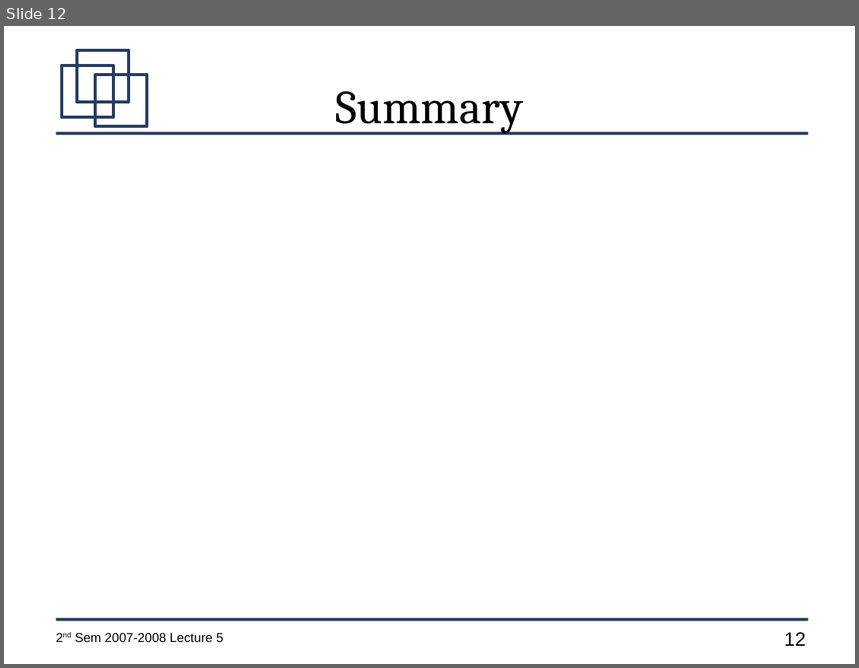
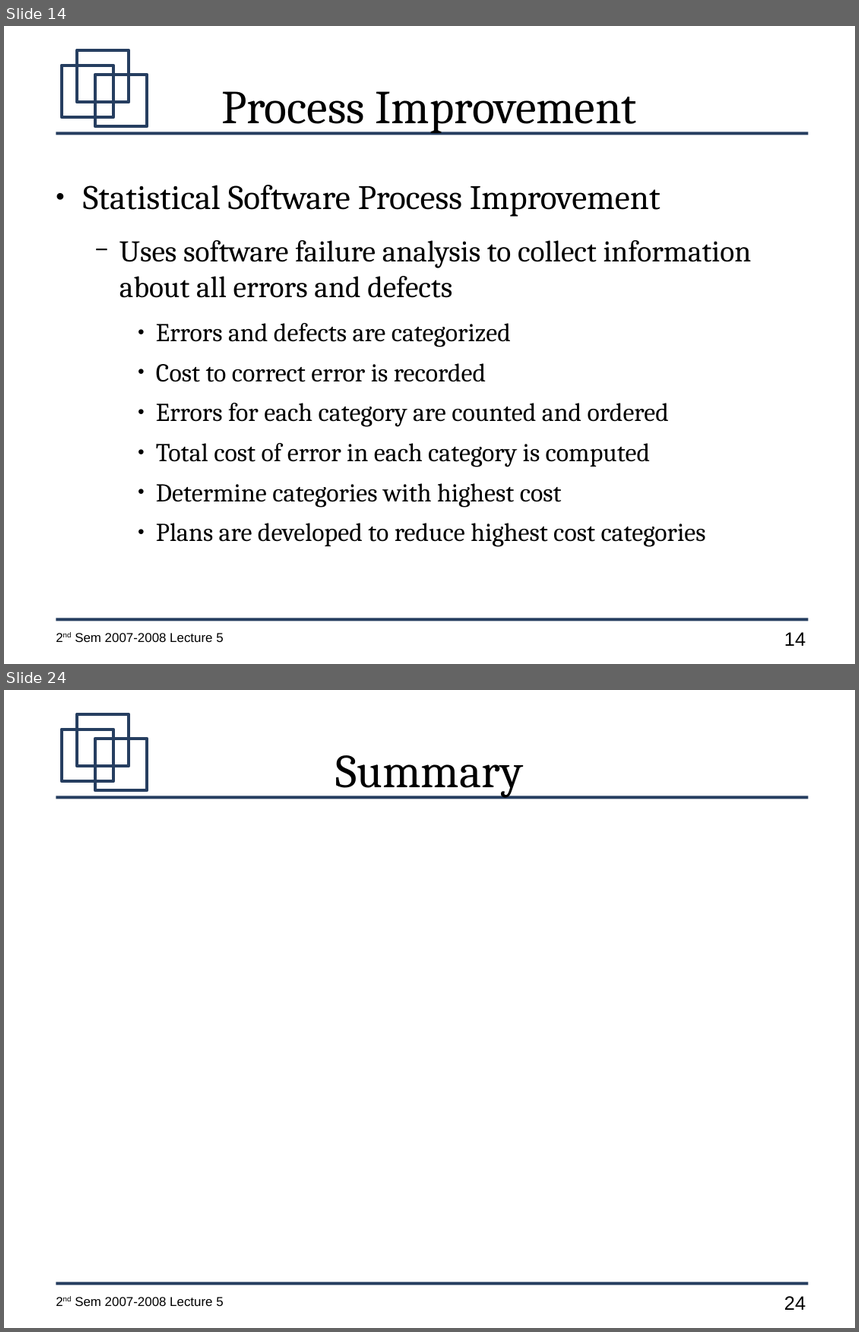
Before and after one commit to jachermocilla/jach-homepage, a slide deck: CMSC128-2nd-Sem-2007-L5.odp. Shown one above the other, each under a label of ours: slide 12 before the commit, slides 14 and 24 after it; the slides between them are not shown. The pictures are 859x668 and 859x1332 pixels, drawn with LibreOffice and Linux fonts; fonts in the diff are those of the drawing. Boxes give left, top, right and bottom in pixels: in the first picture for what was removed or moved away, otherwise in the second. Text is boxed around its words. In the diff, an @@ line names an element or a change of style, - is before the commit and + after.

```diff
--- a/CMSC128-2nd-Sem-2007-L5.odp
+++ b/CMSC128-2nd-Sem-2007-L5.odp
@@ slide 14 added at <box>4,26,855,664</box>, background #FFFFFF; not listed: 7 template elements that a slide beside it also shows @@
@@ title added at <box>221,91,638,134</box>, 44 pt, text #000000 @@
+Process Improvement
@@ text added at <box>83,185,752,547</box>, 24 pt, text #000000 @@
+● Statistical Software Process Improvement
+  − Uses software failure analysis to collect information about all errors and defects
+    ● Errors and defects are categorized
+    ● Cost to correct error is recorded
+    ● Errors for each category are counted and ordered
+    ● Total cost of error in each category is computed
+    ● Determine categories with highest cost
+    ● Plans are developed to reduce highest cost categories
@@ what was slide 12 is now slide 24 @@
@@ page number at <box>785,1296,806,1310</box>: text changed @@
-12
+24
```
Also in this commit, not shown: 4 slides changed, 11 other slides added.
